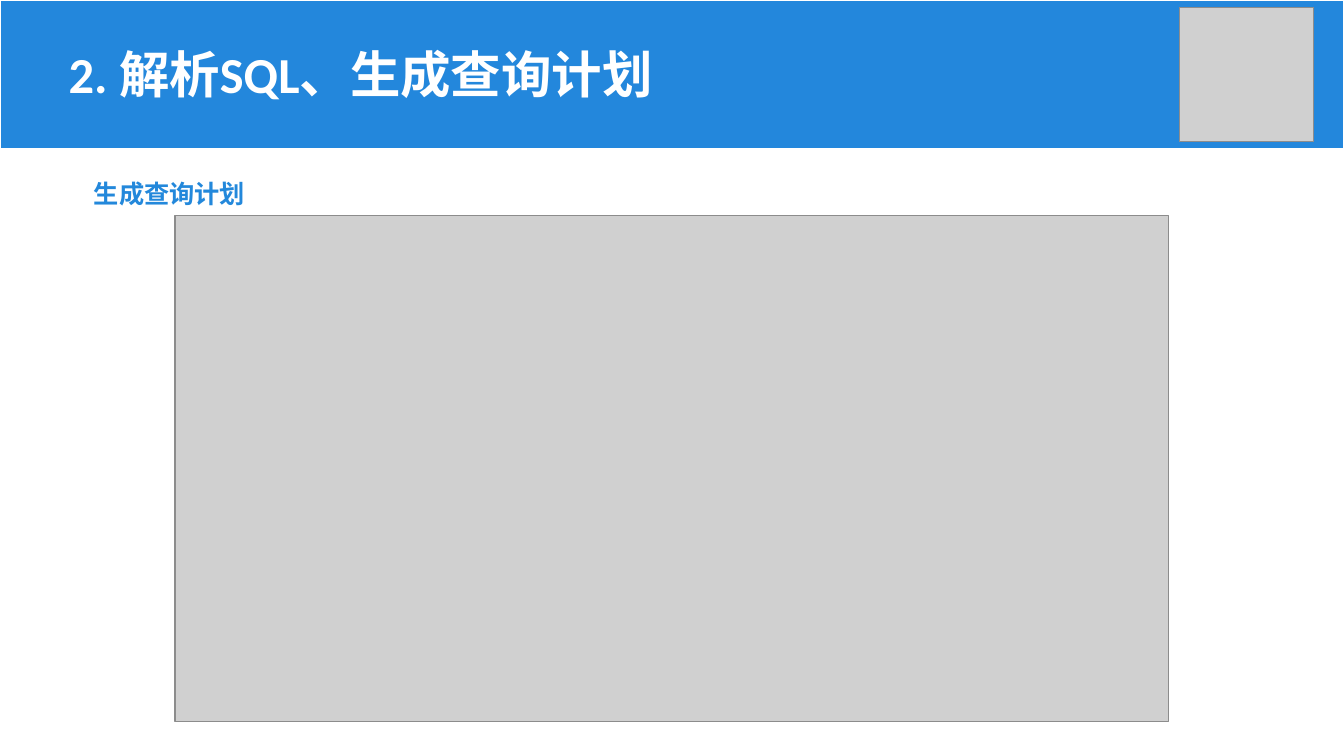
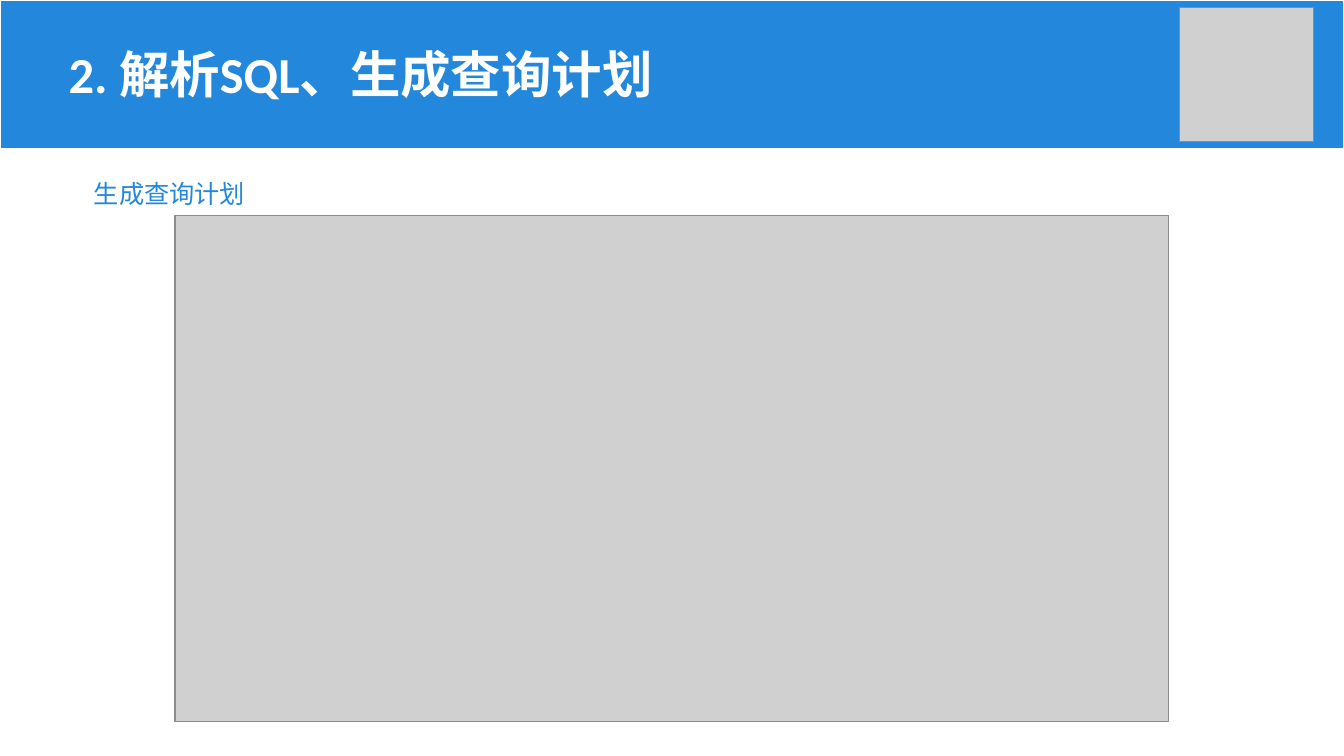
Before and after one commit to Khighness/bplustree, a slide deck: slide 5 of docs/cantai.pptx. Drawn at 1344x756 pixels with LibreOffice and Linux fonts; fonts in the diff are those of the drawing; grey boxes stand for pictures. Boxes give left, top, right and bottom in pixels: in the first picture for what was removed or moved away, otherwise in the second. Text is boxed around its words. In the diff, an @@ line names an element or a change of style, - is before the commit and + after.

```diff
--- a/docs/cantai.pptx
+++ b/docs/cantai.pptx
@@ text "生成查询计划" at [94,182,245,205]: bold off @@
```
Also in this commit, not shown: 5 other slides changed, 2 slides added, 1 other file.
